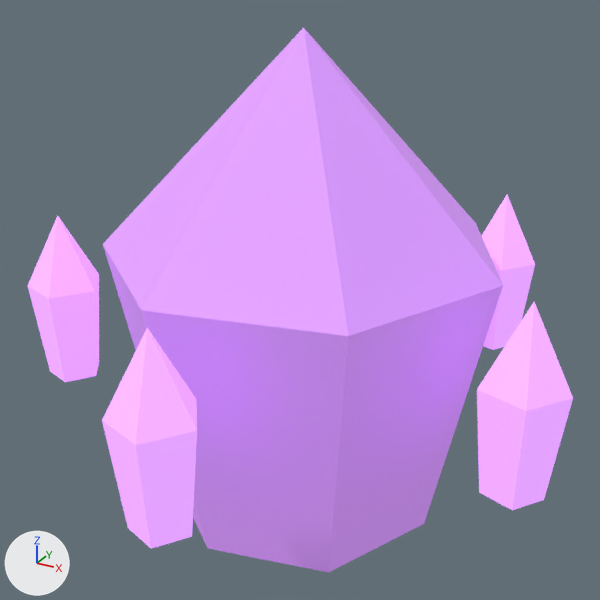
One commit to the Blender file assets/models/source/deep-fracture-creature-AnnoyanceWisp-seidr.blend: the scene before it, then after it.
Before and after are seen from a 50 mm lens placed at (0.701, -1.288, 0.88), pointed at (0.014, -0.039, 0.255). Every picture has the same lights, and +X, +Y and +Z are marked at lower left. The older version comes first.

The first picture shows 'orbit-shard-0', 'orbit-shard-1', 'orbit-shard-2', 'orbit-shard-4', 'shell'.
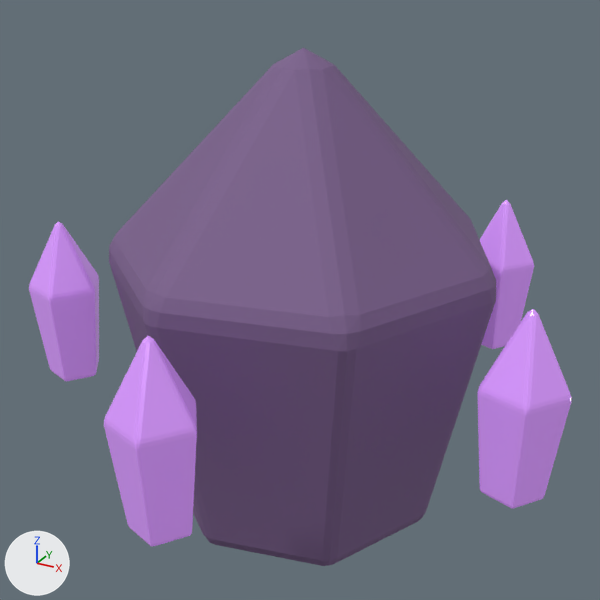
Changed parts and their boxes (x1, y1, x2, y2) in the pictures (600 x 600 px):
'shell', recoloured, surface changed, modifiers changed (darker): before (103, 27, 503, 572); after (109, 48, 496, 566)
'orbit-shard-1', surface changed (darker): (104, 336, 197, 547) in both
'orbit-shard-0', surface changed (darker): (477, 309, 571, 509) in both
'orbit-shard-2', surface changed (darker): (29, 221, 99, 381) in both
'orbit-shard-4', surface changed (darker): (482, 200, 534, 349) in both

The edits, one by one:
Material 'export-source.001' (mat_export_source_001) changes colour from purple #d495fa to purple #7e638f; in linear values from (0.66, 0.3, 0.96) to (0.207, 0.124, 0.276).
In material 'export-source.001' (mat_export_source_001), emission_color is no longer (0.165, 0.075, 0.24), purple #714d86.
In material 'export-source.001' (mat_export_source_001), emission_strength is no longer 1.0.
In material 'export-source.002' (mat_export_source_002), emission_strength goes from 1.0 to 0.28.
Object 'shell' (ob_shell) gains a BEVEL modifier named 'Crafted edge chamfer'.
Modifier setting: width = 0.025.
Modifier setting: width_pct = 0.025.
Modifier setting: segments = 2.
Modifier setting: angle_limit = 0.454.
